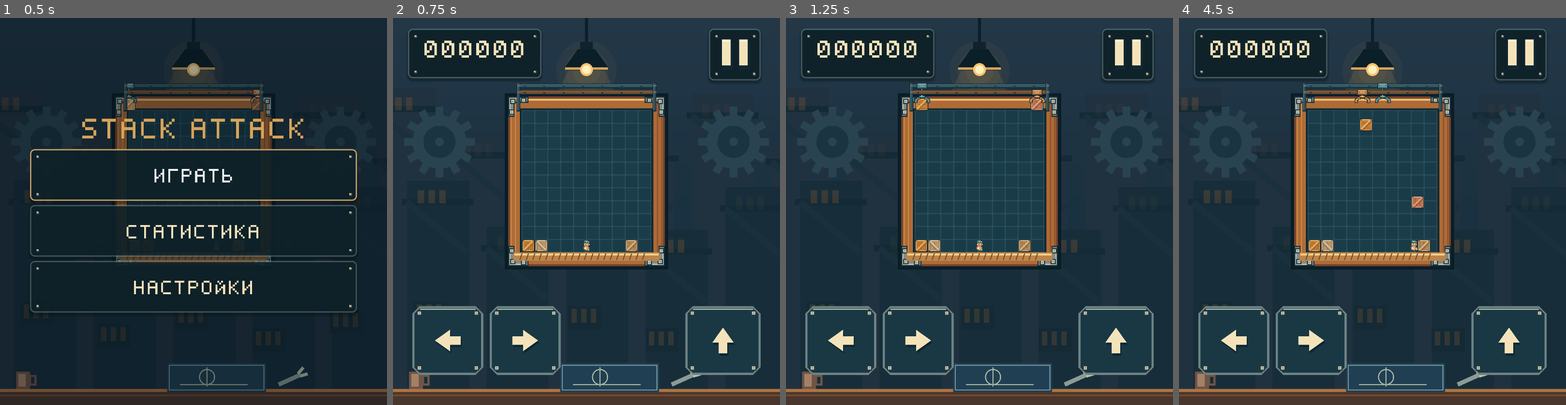
Above: before the commit, frames 1-4 (left to right).
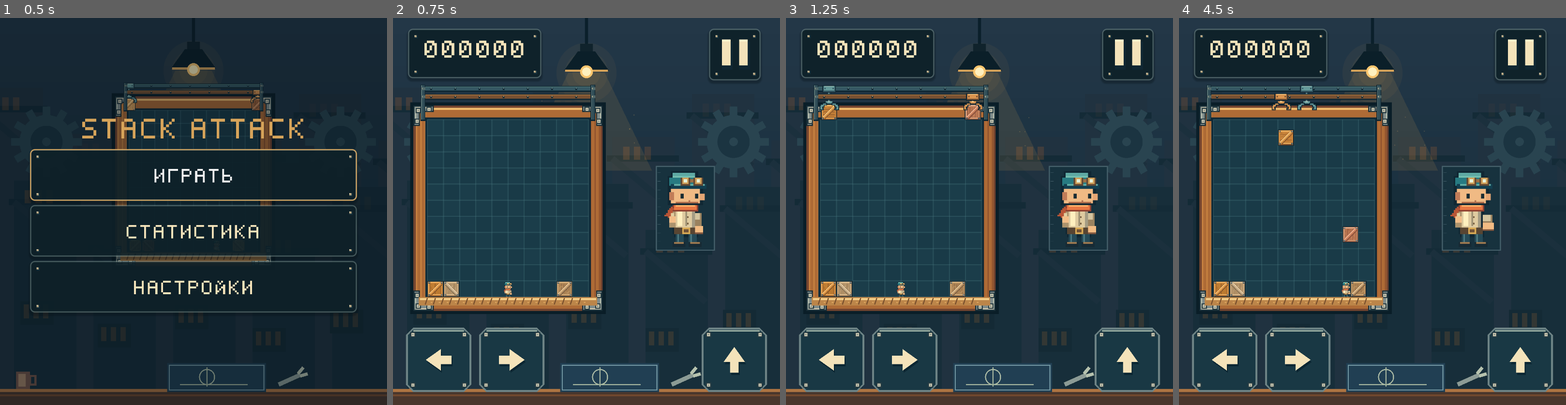
Above: after the commit, the same moments.

Repository: IlyasYOY/stack-attack
Game: Godot game, scene res://game/main.tscn
Same seed, same stepped clock (60 frames per second), same inputs: the game is played once before the commit and once after it. Sound files missing from this copy of the repository are replaced by a short silence.
Inputs (mouse positions are in pixels of both pictures, inside the frame that each line leads up to):
- Up to frame 1 (0.5 s): no input
- Up to frame 2 (0.75 s): click "Играть" at 0.5 s
- Up to frame 3 (1.25 s): no input
- Up to frame 4 (4.5 s): click (1519, 52) at 1.25 s; click "Начать заново" at 2 s; tap Enter at 2.75 s; move the mouse to (1457, 192) at 2.77 s; hold Right 2.78-3.5 s; tap E at 2.85 s; click (1457, 192) at 2.92 s; tap Space at 3.02 s; drag from (1295, 230) to (1353, 288) at 3.52 s; move the mouse to (1411, 126) at 4.27 s; hold Right from 4.28 s (still down); tap F at 4.35 s; click (1411, 126) at 4.42 s

Frame 1 is identical in both runs. In frame 2, 22% of the frame differs, in the area x 3-97%, y 6-97%; in frame 3, 22%; in frame 4, 23%.

Commit message:
Привязать подбор снаряжения к анимированной фигуре справа

Diff:
--- a/game/equipment_view.gd
+++ b/game/equipment_view.gd
@@ -20,13 +20,6 @@
 const MINT := Color("8dc6ac")
 const DARK := Color("102c35")
 const EDGE := Color("567679")
-const HUD_START := 148.0
-const HUD_SINGLE_WIDTH := 76.0
-const HUD_PAIR_WIDTH := 64.0
-const HUD_GAP := 8.0
-const HUD_TRIPLE_WIDTH := 46.0
-const HUD_TRIPLE_GAP := 3.0
-const HUD_RIGHT := HUD_START + HUD_TRIPLE_WIDTH * 3.0 + HUD_TRIPLE_GAP * 2.0
 const SPRING_COLORS := [Color("8bdb64"), Color("f2d858"), Color("f1a047"), Color("e66252")]
 static func _loadout_charges(model: StackSimulation) -> Dictionary:
 	var charges := {}
@@ -94,24 +87,22 @@
 static func build_hud(parent: Control, item: String) -> Label:
 	var plate := PanelContainer.new()
 	plate.name = item + "_hud"
-	plate.position = Vector2(HUD_START, 10)
-	plate.size = Vector2(HUD_SINGLE_WIDTH, 46)
+	plate.size = Vector2(StackWorldView.BADGE_WIDTH, 26)
 	plate.add_theme_stylebox_override("panel", _style(Color(0.055, 0.13, 0.16, 0.9), EDGE, 2))
 	plate.mouse_filter = Control.MOUSE_FILTER_IGNORE
 	parent.add_child(plate)
-	plate.draw.connect(_draw_rivets.bind(plate))
 
 	var row := HBoxContainer.new()
 	row.alignment = BoxContainer.ALIGNMENT_CENTER
 	row.add_theme_constant_override("separation", 2)
 	row.mouse_filter = Control.MOUSE_FILTER_IGNORE
 	plate.add_child(row)
-	_picture(row, ICONS[item], Vector2.ONE * 27)
+	_picture(row, ICONS[item], Vector2.ONE * (15 if item == "spring_boots" else 20))
 	if item == "spring_boots":
 		row.add_theme_constant_override("separation", 1)
 		var meter := Control.new()
 		meter.name = "spring_charge_meter"
-		meter.custom_minimum_size = Vector2(7, 27)
+		meter.custom_minimum_size = Vector2(5, 20)
 		meter.size_flags_vertical = Control.SIZE_SHRINK_CENTER
 		meter.mouse_filter = Control.MOUSE_FILTER_IGNORE
 		meter.draw.connect(_draw_spring_charge.bind(meter))
@@ -119,27 +110,30 @@
 	var count := Label.new()
 	count.name = item + "_charges"
 	count.horizontal_alignment = HORIZONTAL_ALIGNMENT_CENTER
-	count.add_theme_font_size_override("font_size", 23)
-	count.custom_minimum_size.x = 26
+	count.add_theme_font_size_override("font_size", 16)
+	count.mouse_filter = Control.MOUSE_FILTER_IGNORE
 	row.add_child(count)
 	plate.hide()
 	return count
 
 
-static func update_hud(badges: Dictionary, model: StackSimulation, spring_peak: int = 0,
+static func update_hud(badges: Dictionary, world: StackWorldView, spring_peak: int = 0,
 		spring_peak_limit: int = 0) -> void:
+	var model := world.model
 	var charges := _loadout_charges(model)
 	if spring_peak > 0:
 		charges.spring_boots = model.spring_boots_charges
-	var visible_count := charges.size() - charges.values().count(-1)
-	var width := HUD_TRIPLE_WIDTH if visible_count == 3 else (HUD_PAIR_WIDTH if visible_count == 2 else HUD_SINGLE_WIDTH)
-	var gap := HUD_TRIPLE_GAP if visible_count == 3 else HUD_GAP
-	var x := HUD_START
-	for item in badges:
+	for item: String in badges:
+		var count: Label = badges[item]
+		var plate := count.get_parent().get_parent() as PanelContainer
 		var charge_count: int = charges[item]
-		_update_badge(badges[item], item, charge_count, x, width, visible_count)
-		if charge_count >= 0:
-			x += width + gap
+		plate.visible = charge_count >= 0
+		if plate.visible:
+			plate.position = Vector2(world.equipment_body.position.x - StackWorldView.BADGE_WIDTH - 4,
+				world.slot_height(item) - plate.size.y * 0.5).round()
+			if count.text != str(charge_count):
+				count.text = str(charge_count)
+				count.accessibility_name = "%s · %d" % [NAMES[item], charge_count]
 	var spring: Label = badges.spring_boots
 	var meter := spring.get_parent().get_node("spring_charge_meter") as Control
 	var stages := maxi(model.spring_charge_stages, spring_peak)
@@ -150,28 +144,40 @@
 		meter.queue_redraw()
 
 
-static func _update_badge(count: Label, item: String, charges: int, x: float, width: float,
-		visible_count: int) -> void:
-	var row := count.get_parent() as HBoxContainer
-	var plate := row.get_parent() as PanelContainer
-	plate.visible = charges >= 0
-	if charges < 0:
+static func build_swap(parent: Control, action: Callable) -> Button:
+	var button := Button.new()
+	button.name = "pickup"
+	button.focus_mode = Control.FOCUS_NONE
+	button.flat = true
+	button.custom_minimum_size = Vector2.ONE * StackWorldView.SWAP_SIZE
+	parent.add_child(button)
+	button.pressed.connect(action)
+	button.draw.connect(_draw_swap.bind(button))
+	return button
+
+
+static func _draw_swap(button: Button) -> void:
+	var kind: String = button.get_meta("kind", "")
+	if kind.is_empty():
 		return
-	var value := str(charges)
-	if count.text != value:
-		count.text = value
-		count.accessibility_name = "%s · %s" % [NAMES[item], value]
-	var tight := visible_count == 3
-	var font_size := 16 if tight else (20 if visible_count == 2 else 23)
-	if count.get_theme_font_size("font_size") != font_size:
-		count.add_theme_font_size_override("font_size", font_size)
-		count.custom_minimum_size.x = (15 if tight else 22) if item == "spring_boots" else (22 if tight else 26)
-		var icon := row.get_child(0) as TextureRect
-		icon.custom_minimum_size = Vector2.ONE * ((14 if item == "spring_boots" else 16) if tight else 27)
-	elif item == "spring_boots" and not tight:
-		count.custom_minimum_size.x = 22
-	plate.position.x = x
-	plate.size.x = width
+	var center := button.size * 0.5
+	var fill := Color("37575c") if button.is_hovered() else DARK
+	button.draw_circle(center, 23, fill, true, -1, true)
+	button.draw_circle(center, 23, GOLD, false, 1, true)
+	# Two opposed arrowheads leave the centre open for the found item's silhouette.
+	for start: float in [-PI / 2, PI / 2]:
+		var end := start + PI * 0.73
+		button.draw_arc(center, 18, start, end, 14, MINT, 2, true)
+		var tip := center + Vector2.from_angle(end) * 18
+		var tangent := Vector2.from_angle(end + PI / 2)
+		button.draw_colored_polygon(PackedVector2Array([tip + tangent * 3.5,
+			tip - tangent * 3 - tangent.orthogonal() * 4, tip - tangent * 3 + tangent.orthogonal() * 4]), MINT)
+	button.draw_texture_rect_region(StackWorldView.GROUND_ATLAS, Rect2(center - Vector2(15, 17), Vector2(30, 24)),
+		StackWorldView.ground_icon_region(kind))
+	var counter := str(button.get_meta("charges", 0))
+	var baseline := center + Vector2(-12, 16)
+	button.draw_string_outline(StackWorldView.FONT, baseline, counter, HORIZONTAL_ALIGNMENT_CENTER, 24, 15, 3, DARK)
+	button.draw_string(StackWorldView.FONT, baseline, counter, HORIZONTAL_ALIGNMENT_CENTER, 24, 15, CREAM)
 
 
 static func _draw_spring_charge(meter: Control) -> void:
--- a/game/main.gd
+++ b/game/main.gd
@@ -16,6 +16,7 @@
 var panel: PanelContainer
 var score_label: Label
 var pickup_button: Button
+var found_label: Label
 var gear_counts := {}
 var pointers := {}
 var jump_keys := {}
@@ -176,7 +177,6 @@
 	_release_controls()
 	_clear_ui()
 	world.active = screen in ["playing", "paused"]
-	world.hud_right = EQUIPMENT_VIEW.HUD_RIGHT if world.active else StackWorldView.SCORE_PANEL_RIGHT
 	world.model = demo.model if _background_demo() else model
 	world._layout()
 	sound.music_player.volume_db = -5.0 if screen == "paused" else 0.0
@@ -402,12 +402,16 @@
 	ui.add_child(score_label)
 	for item in EQUIPMENT_VIEW.ICONS:
 		gear_counts[item] = EQUIPMENT_VIEW.build_hud(ui, item)
-	EQUIPMENT_VIEW.update_hud(gear_counts, model)
+	EQUIPMENT_VIEW.update_hud(gear_counts, world)
 	if screen == "playing":
-		pickup_button = _button(ui, "", "pickup", _pick_up)
-		pickup_button.icon = preload("res://art/swap.png")
-		pickup_button.add_theme_font_size_override("font_size", 14)
-		pickup_button.focus_mode = Control.FOCUS_NONE
+		pickup_button = EQUIPMENT_VIEW.build_swap(ui, func():
+			sound.unlock()
+			sound.effect("click")
+			_pick_up())
+		buttons.pickup = pickup_button
+		found_label = _text(ui, "", 14, CREAM)
+		found_label.horizontal_alignment = HORIZONTAL_ALIGNMENT_CENTER
+		found_label.mouse_filter = Control.MOUSE_FILTER_IGNORE
 		_update_pickup()
 	var pause := _button(ui, "II", "pause", _pause)
 	pause.text = ""
@@ -423,7 +427,7 @@
 func _pick_up() -> void:
 	if screen == "playing" and crush_elapsed < 0.0:
 		model.pick_up_nearest()
-		EQUIPMENT_VIEW.update_hud(gear_counts, model)
+		EQUIPMENT_VIEW.update_hud(gear_counts, world)
 		_update_pickup()
 		world._layout()
 
@@ -431,20 +435,25 @@
 func _update_pickup() -> void:
 	var item := model.nearest_item()
 	pickup_button.visible = not item.is_empty()
+	found_label.visible = pickup_button.visible
 	if item.is_empty():
 		return
-	var equipped := model.equipped_in_slot(item.kind)
-	var x := EQUIPMENT_VIEW.HUD_START
-	if not equipped.is_empty():
-		var badge: Control = gear_counts[equipped].get_parent().get_parent()
-		x = badge.position.x
-	var label := "%s · %d" % [EQUIPMENT_VIEW.NAMES[item.kind], item.charges]
-	if pickup_button.text != label:
-		pickup_button.text = label
-		pickup_button.reset_size()
-	pickup_button.tooltip_text = ("Обменять" if not equipped.is_empty() else "Подобрать") + " (E)"
-	pickup_button.accessibility_name = pickup_button.tooltip_text + " · " + pickup_button.text
-	pickup_button.position = Vector2(clampf(x, 6, size.x - pickup_button.size.x - 6), 58)
+	var kind := str(item.kind)
+	var body := world.equipment_body
+	pickup_button.position = Vector2(body.end.x + 3, world.slot_height(kind) - StackWorldView.SWAP_SIZE * 0.5).round()
+	var name_x := body.position.x - StackWorldView.BADGE_WIDTH
+	var label_width := body.end.x + 3 + StackWorldView.SWAP_SIZE - name_x
+	found_label.position = Vector2(name_x, maxf(body.end.y + 6, pickup_button.position.y + StackWorldView.SWAP_SIZE + 4))
+	found_label.size = Vector2(label_width, 0)
+	if pickup_button.get_meta("kind", "") != kind or pickup_button.get_meta("charges", -1) != item.charges:
+		pickup_button.set_meta("kind", kind)
+		pickup_button.set_meta("charges", item.charges)
+		pickup_button.queue_redraw()
+		found_label.text = EQUIPMENT_VIEW.NAMES[kind]
+	var equipped := model.equipped_in_slot(kind)
+	var action := "Обменять" if not equipped.is_empty() else "Подобрать"
+	pickup_button.tooltip_text = "%s (E) · %s · %d" % [action, found_label.text, item.charges]
+	pickup_button.accessibility_name = pickup_button.tooltip_text
 
 
 func _update_hud_score() -> void:
@@ -506,6 +515,9 @@
 		_show_screen(screen)
 	else:
 		_position_panel()
+	if screen == "playing" and not gear_counts.is_empty():
+		EQUIPMENT_VIEW.update_hud(gear_counts, world)
+		_update_pickup()
 	if buttons.has("pause"):
 		buttons.pause.position = Vector2(size.x - 66, 10)
 
@@ -767,7 +779,7 @@
 					_end_game()
 	if score_label != null:
 		_update_hud_score()
-		EQUIPMENT_VIEW.update_hud(gear_counts, model,
+		EQUIPMENT_VIEW.update_hud(gear_counts, world,
 			spring_meter_peak if spring_meter_flash > 0.0 else 0, spring_meter_limit)
 	if screen == "playing":
 		_update_pickup()
@@ -1145,7 +1157,7 @@
 		model.boots_equipped = bool(request.get("boots", false))
 		model.boots_charges = StackSimulation.BOOTS_MAX_CHARGES if model.boots_equipped else 0
 		world.boots_exhaust_life = 0.0
-		EQUIPMENT_VIEW.update_hud(gear_counts, model)
+		EQUIPMENT_VIEW.update_hud(gear_counts, world)
 		if pose == "push":
 			model.add_crate(model.player.x + TUNING.player_width if model.facing > 0 else model.player.x - 1, float(TUNING.rows - 1))
 		world.clock = 0.15 if pose == "walk_recover" else 0.0
--- a/game/world_view.gd
+++ b/game/world_view.gd
@@ -12,7 +12,7 @@
 var pressed_actions: Array[String] = []
 var line_caption := ""
 var caption_life := 0.0
-var hud_right := SCORE_PANEL_RIGHT
+var equipment_body := Rect2()
 var crush_progress := -1.0
 var boots_exhaust_life := 0.0
 var helmet_impacts: Array[Dictionary] = []
@@ -26,9 +26,6 @@
 var _mallet_facing := 1
 var _mallet_broke := false
 var _mallet_impacts: Array[Dictionary] = []
-var _layout_model_id := 0
-var _reserve_grab_space := false
-var _reserve_lamp_space := false
 const FONT: Font = preload("res://art/workshop_font.fnt")
 const HERO_SIZE := Vector2(16, 24)
 const HERO_OFFSET := Vector2(-1, -2)
@@ -59,12 +56,10 @@
 const CRANE_LIGHT := [Color("a7c7bc"), Color("f6d18e")]
 const CRANE_METAL := [Color("355762"), Color("785132")]
 const CRANE_TOP := -52.0
-const SCORE_PANEL_RIGHT := 138.0
 const HUD_CLEARANCE_Y := 60.0
-const LANDSCAPE_FRAME_CLEARANCE := 18.0
 const WAREHOUSE_FRAME := 13.0
-const GRAB_BUTTON_HEIGHT := 48.0
-const GRAB_BUTTON_GAP := 8.0
+const BADGE_WIDTH := 46.0
+const SWAP_SIZE := 48.0
 const GRAB_ICONS: Texture2D = preload("res://art/glove_controls.png")
 const GRAB_ICON_SIZE := Vector2(32, 32)
 const INK := Color("102733")
@@ -103,70 +98,87 @@
 
 func _layout() -> void:
 	if model == null: return
-	var model_id := model.get_instance_id()
-	if _layout_model_id != model_id:
-		_layout_model_id = model_id
-		_reserve_grab_space = false
-		_reserve_lamp_space = false
 	var landscape := size.x > size.y
-	var button_size := Vector2(66, 64)
-	var jump_button: Rect2
-	var left_limit := 0.0
-	var right_limit := size.x
-	var free_width := size.x - 36.0
+	if not active:
+		_layout_background(landscape)
+		return
+	var button_width := clampf(floorf((size.x - 52.0) / 5.0), 48, 70)
+	var button_size := Vector2(button_width, 52 if landscape else 60)
+	var margin := 12.0
+	var bottom := size.y - margin - button_size.y
+	var jump_x := size.x - margin - button_width
+	var stride := button_width + 7.0
+	controls = {"left": Rect2(Vector2(margin, bottom), button_size),
+		"right": Rect2(Vector2(margin + stride, bottom), button_size),
+		"jump": Rect2(Vector2(jump_x, bottom), button_size)}
+	if model.gloves_charges > 0 or model.mallet_charges > 0:
+		controls["grab" if model.gloves_charges > 0 else "mallet"] = Rect2(Vector2(jump_x - stride, bottom), button_size)
+	if model.lamp_helmet_equipped and model.lamp_helmet_charges > 0:
+		controls["lamp"] = Rect2(Vector2(margin + 2 * stride, bottom), button_size)
+
+	var frame := WAREHOUSE_FRAME + 3
+	var rack_width := clampf(size.x * 0.36, 146, 244)
+	var available_w := size.x - 2 * frame - rack_width - 10
+	var rows_with_crane := model.tuning.rows - CRANE_TOP / PIXELS_PER_CELL
+	var clearance := HUD_CLEARANCE_Y
+	# A wide screen can fit the score beside the crane, above the movement controls.
+	var full_height := bottom - frame - 16
+	var wide_cell := floorf(minf(available_w / model.tuning.columns, full_height / rows_with_crane))
+	var rail_left := (size.x - model.tuning.columns * wide_cell - rack_width) * 0.5 - wide_cell
+	if landscape and rail_left >= 142:
+		clearance = 8
+	var available_h := bottom - frame - clearance - 8
+	cell = floorf(minf(available_w / model.tuning.columns, available_h / rows_with_crane))
+	var world_size := Vector2(model.tuning.columns, model.tuning.rows) * cell
+	var left := floorf((size.x - world_size.x - rack_width) * 0.5)
+	var rail_y := clearance + floorf((available_h - rows_with_crane * cell) * 0.46)
+	var scale_to_view := cell / PIXELS_PER_CELL
+	var top := rail_y - CRANE_TOP * scale_to_view
+	field = Rect2(Vector2(left, top), world_size)
+	var body_width := floorf(minf(rack_width - BADGE_WIDTH - SWAP_SIZE - 4, (available_h - 48) / 1.5))
+	var body_size := Vector2(body_width, body_width * 1.5)
+	equipment_body = Rect2(Vector2(field.end.x + frame + BADGE_WIDTH + 4,
+		clampf(field.get_center().y - body_size.y * 0.5, HUD_CLEARANCE_Y + 8, bottom - body_size.y - 55)).round(), body_size)
+	_layout_rail(left, top, world_size, scale_to_view)
+
+func _layout_background(landscape: bool) -> void:
+	# Menu and result scenes retain their full-width workshop backdrop.
+	controls.clear()
+	var free_width := size.x - (268 if landscape else 36)
+	var free_height := size.y - (84 if landscape else 204)
+	cell = maxf(8, floorf(minf(free_width / model.tuning.columns, free_height / (model.tuning.rows + 2))))
+	var world_size := Vector2(model.tuning.columns, model.tuning.rows) * cell
+	var left := floorf((size.x - world_size.x) * 0.5)
+	var top := 60 + cell * 1.1
 	if landscape:
-		var right_button := Rect2(Vector2(84, size.y - 90), button_size)
-		jump_button = Rect2(Vector2(size.x - 82, size.y - 90), Vector2(70, 64))
-		controls = {"left": Rect2(Vector2(12, size.y - 90), button_size),
-			"right": right_button, "jump": jump_button}
-		left_limit = right_button.end.x + LANDSCAPE_FRAME_CLEARANCE
-		right_limit = jump_button.position.x - LANDSCAPE_FRAME_CLEARANCE
-		free_width = right_limit - left_limit
+		left = clampf(left, 168, maxf(168, size.x - 100 - world_size.x))
 	else:
-		jump_button = Rect2(Vector2(size.x - 88, size.y - 92), Vector2(70, 64))
-		controls = {"left": Rect2(Vector2(18, size.y - 92), button_size),
-			"right": Rect2(Vector2(90, size.y - 92), button_size),
-			"jump": jump_button}
-	var grab_y := jump_button.position.y - GRAB_BUTTON_GAP - GRAB_BUTTON_HEIGHT
-	var grab_button := Rect2(jump_button.position.x, grab_y, jump_button.size.x, GRAB_BUTTON_HEIGHT)
-	if model.gloves_charges > 0:
-		controls["grab"] = grab_button
-		_reserve_grab_space = true
-	elif model.mallet_charges > 0:
-		controls["mallet"] = grab_button
-		_reserve_grab_space = true
-	var lamp_button := Rect2(float(controls["left"].position.x), grab_y, button_size.x, GRAB_BUTTON_HEIGHT)
-	if model.lamp_helmet_equipped and model.lamp_helmet_charges > 0:
-		controls["lamp"] = lamp_button
-		_reserve_lamp_space = true
-	var free_height := size.y - (84.0 if landscape else 204.0)
-	cell = maxf(8.0, floorf(minf(free_width / model.tuning.columns, free_height / (model.tuning.rows + 2))))
-	var field_bottom := INF
-	var frame_clearance := WAREHOUSE_FRAME + 3.0
-	var centered_right := floorf((size.x + model.tuning.columns * cell) * 0.5)
-	var hand_overlap := _reserve_grab_space and centered_right + frame_clearance > grab_button.position.x
-	var lamp_overlap := _reserve_lamp_space and size.x - centered_right - frame_clearance < lamp_button.end.x
-	if not landscape and (hand_overlap or lamp_overlap):
-		# Keep the field still when an equipment control disappears during the game.
-		field_bottom = grab_button.position.y - frame_clearance
-		var rows_with_crane := model.tuning.rows - CRANE_TOP / PIXELS_PER_CELL
-		cell = maxf(8.0, minf(cell, floorf((field_bottom - HUD_CLEARANCE_Y) / rows_with_crane)))
-	var world_size := Vector2(model.tuning.columns * cell, model.tuning.rows * cell)
-	var top := 60.0 + cell * 1.1
-	if not landscape: top += maxf(0.0, (free_height - (model.tuning.rows + 2) * cell) * 0.4)
-	top = minf(top, field_bottom - world_size.y)
-	var left := floorf((size.x - world_size.x) * 0.5)
-	if landscape:
-		left = clampf(left, left_limit, maxf(left_limit, right_limit - world_size.x))
+		top += maxf(0, (free_height - (model.tuning.rows + 2) * cell) * 0.4)
 	var scale_to_view := cell / PIXELS_PER_CELL
-	var rail_margin := clampf(10.0 * scale_to_view, 0.0, maxf(0.0, left - 3.0))
-	# Keep the crane rail clear of the HUD on the narrower layouts.
-	if left - rail_margin < hud_right:
+	if left - 10 * scale_to_view < 138:
 		top = maxf(top, HUD_CLEARANCE_Y - CRANE_TOP * scale_to_view)
 	field = Rect2(Vector2(left, top), world_size)
+	_layout_rail(left, top, world_size, scale_to_view)
+
+
+func _layout_rail(left: float, top: float, world_size: Vector2, scale_to_view: float) -> void:
+	var rail_margin := clampf(10.0 * scale_to_view, 0.0, maxf(0.0, left - 3.0))
 	crane_rail = Rect2(Vector2(left - rail_margin, top + CRANE_TOP * scale_to_view),
 		Vector2(world_size.x + rail_margin * 2.0, (CRANE_TRACK_Y[1] + 6.0 - CRANE_TOP) * scale_to_view))
 	queue_redraw()
+
+static func ground_icon_region(kind: String) -> Rect2:
+	return Rect2(GROUND_KINDS.find(kind) * 20, 0, 20, 16)
+
+
+func slot_height(kind: String) -> float:
+	var fraction := 0.55
+	if kind in StackSimulation.SLOTS.head:
+		fraction = 0.16
+	elif kind in StackSimulation.SLOTS.feet:
+		fraction = 0.92
+	return roundf(equipment_body.position.y + equipment_body.size.y * fraction)
+
 
 func animate(delta: float) -> void:
 	clock += delta
@@ -278,10 +290,12 @@
 	_draw_scenery()
 	if model == null: return
 	_draw_warehouse()
-	if active: _draw_controls()
+	if active:
+		_draw_equipment_body()
+		_draw_controls()
 	if caption_life > 0.0 and active and model.state != "over":
 		var width := FONT.get_string_size(line_caption, HORIZONTAL_ALIGNMENT_LEFT, -1, 22).x
-		var at := Vector2(size.x * 0.5 - width * 0.5, field.position.y + field.size.y * 0.3)
+		var at := Vector2(field.get_center().x - width * 0.5, field.position.y + field.size.y * 0.3)
 		draw_string_outline(FONT, at, line_caption, HORIZONTAL_ALIGNMENT_LEFT, -1, 22, 3, INK)
 		draw_string(FONT, at, line_caption, HORIZONTAL_ALIGNMENT_LEFT, -1, 22, CREAM)
 
@@ -579,7 +593,7 @@
 			var source := Rect2(Vector2(column, row) * HERO_FRAME_PIXELS, HERO_FRAME_PIXELS)
 			draw_texture_rect_region(HERO_BONUS_GEAR, bounds, source)
 
-func _draw_mallet_hero(bounds: Rect2, frame: String) -> void:
+func _draw_mallet_hero(bounds: Rect2, frame: String, transform: Transform2D) -> void:
 	var phase := mallet_animation_phase()
 	var carrying := model.mallet_charges > 0
 	if phase == "none" and not carrying:
@@ -604,11 +618,10 @@
 		if facing < 0:
 			hand.x = HERO_FRAME_PIXELS.x - hand.x
 		var grip := (bounds.position + hand / HERO_FRAME_PIXELS * bounds.size).round()
-		var board := Transform2D(0.0, Vector2.ONE * cell / PIXELS_PER_CELL, 0.0, field.position)
 		var motion := Transform2D(angle * facing, Vector2(0.66 * facing, 0.66), 0.0, grip)
-		draw_set_transform_matrix(board * motion)
+		draw_set_transform_matrix(transform * motion)
 		draw_texture(MALLET_TEXTURE, -MALLET_GRIP)
-		draw_set_transform_matrix(board)
+		draw_set_transform_matrix(transform)
 	if column < 0:
 		_draw_hero(bounds, frame)
 	else:
@@ -959,7 +972,7 @@
 		_draw_crate(Rect2(position, Vector2.ONE * PIXELS_PER_CELL), int(crate.variant))
 	for item in model.ground_items:
 		var at := _crate_origin(float(item.x), float(item.y))
-		var source := Rect2(GROUND_KINDS.find(item.kind) * 20, 0, 20, 16)
+		var source := ground_icon_region(item.kind)
 		draw_texture_rect_region(GROUND_ATLAS, Rect2(at - Vector2(10, 16), Vector2(20, 16)), source)
 		if item.get("row_splinters", false):
 			var age := (model.ticks - int(item.born)) * StackSimulation.STEP
@@ -974,7 +987,7 @@
 		_draw_speed_trail(bounds, width)
 		_draw_spring_steam(width, floor_y)
 		_draw_boots_exhaust(bounds, floor_y)
-		_draw_mallet_hero(bounds, hero_frame())
+		_draw_mallet_hero(bounds, hero_frame(), Transform2D(0, Vector2.ONE * cell / PIXELS_PER_CELL, 0, field.position))
 	else:
 		_draw_crush(impact, width)
 	if active:
@@ -1017,6 +1030,21 @@
 		var x := field.position.x+tile*cell*0.5
 		draw_line(Vector2(x,floor_y+1),Vector2(x-2,floor_y+7),Color("79502e"),1)
 		draw_line(Vector2(x+3,floor_y+5),Vector2(x+cell*.5-3,floor_y+5),Color("dca65f"),1)
+
+func _draw_equipment_body() -> void:
+	var body := equipment_body
+	var plate := body.grow(3)
+	draw_rect(plate, Color("17323e"))
+	draw_rect(plate, Color("45606a"), false, 1)
+	for y in range(6, int(plate.size.y), 8):
+		draw_line(plate.position + Vector2(1, y), plate.position + Vector2(4, y), Color("45606a"))
+	var transform := Transform2D(0, body.size / HERO_SIZE, 0, body.position)
+	draw_set_transform_matrix(transform)
+	var compression := float(model.spring_charge_stages)
+	var bounds := Rect2(Vector2(0, compression), HERO_SIZE - Vector2(0, compression))
+	_draw_mallet_hero(bounds, hero_frame(), transform)
+	draw_set_transform(Vector2.ZERO)
+
 
 func _draw_controls() -> void:
 	for action in controls:
Not shown, changed: docs/prototype.md
